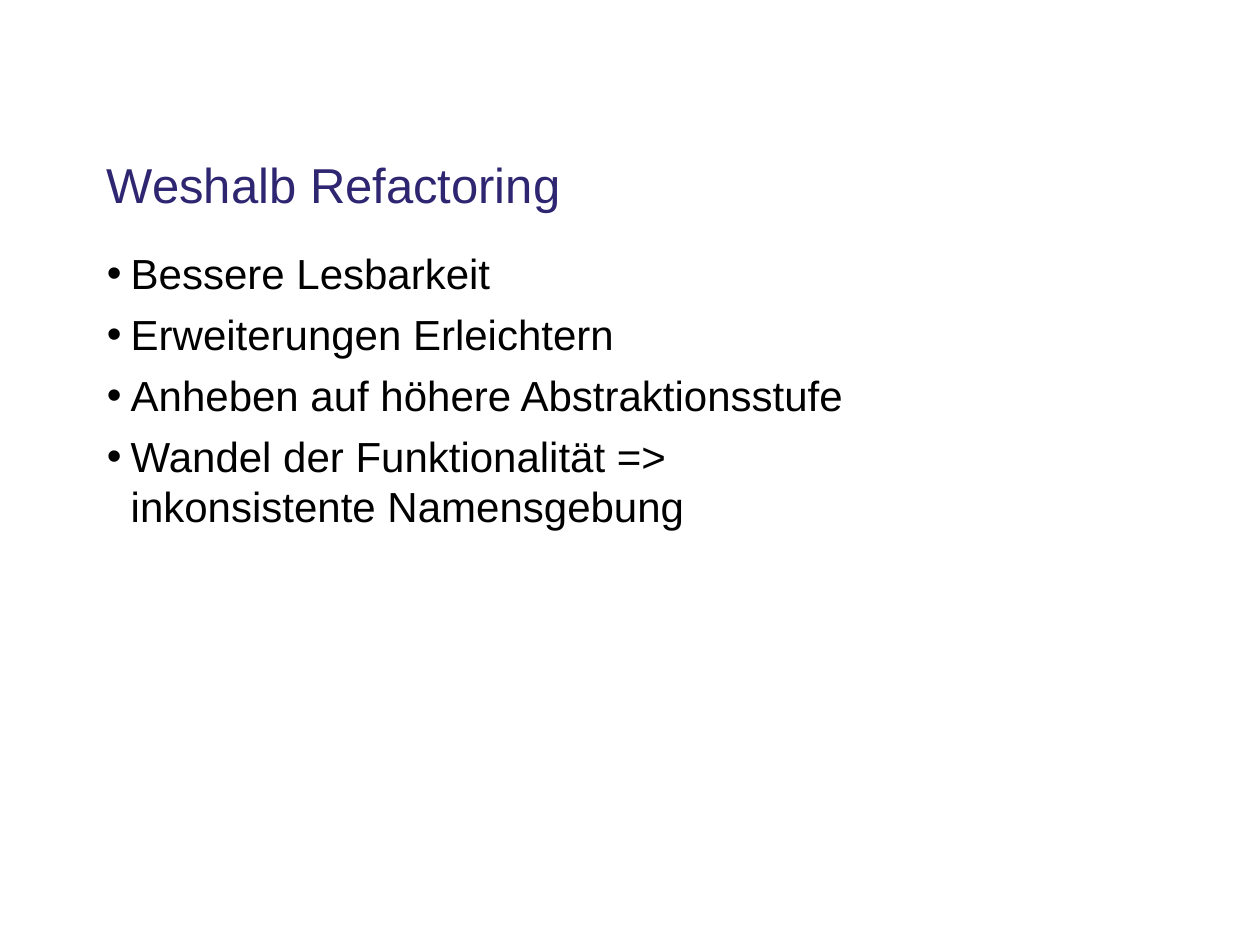
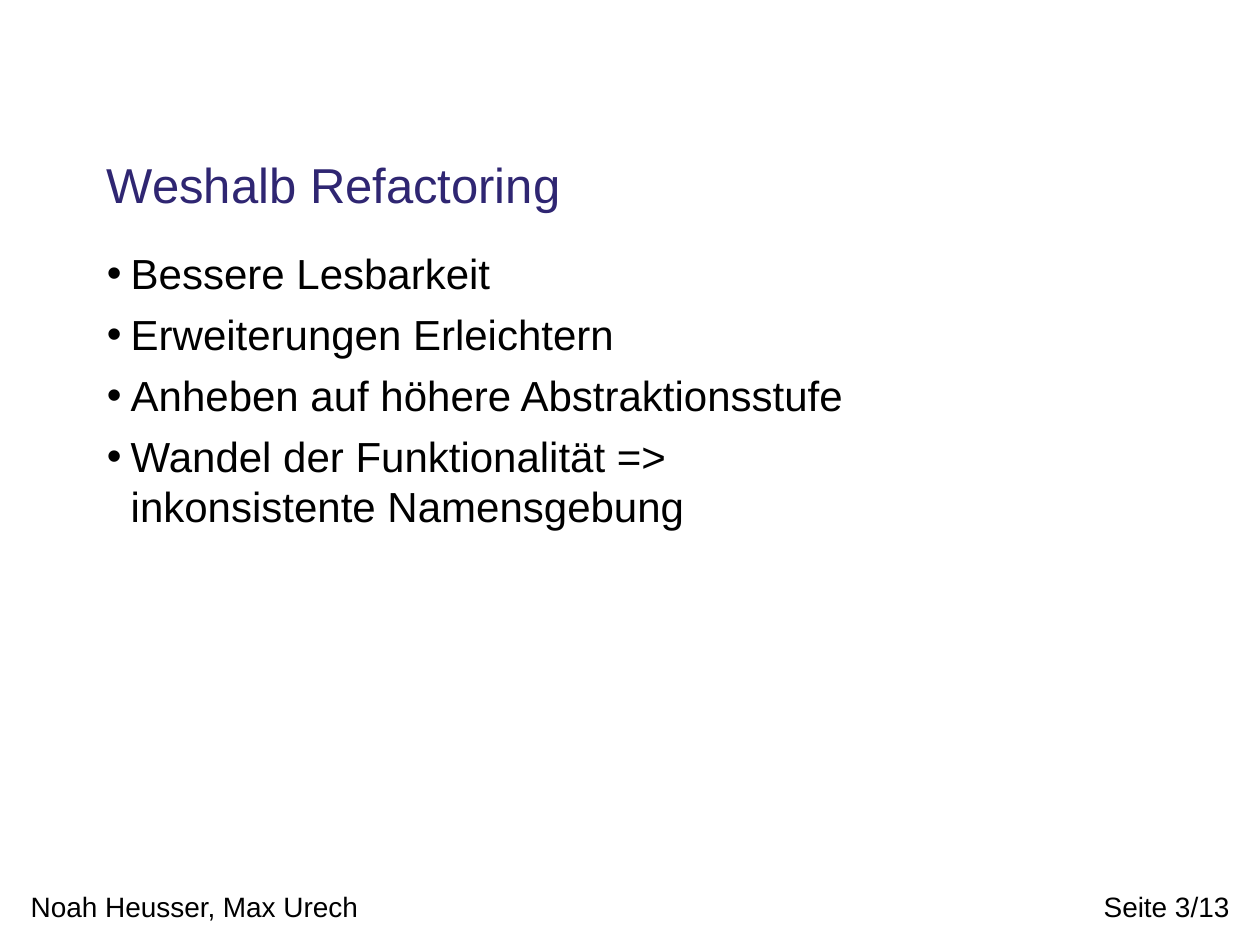
Before and after one commit to phsommer/yeti, a slide deck: slide 3 of TinyOS Refactoring/doc/presentation.odp. Drawn at 1260x945 pixels with LibreOffice and Linux fonts; fonts in the diff are those of the drawing; background and template pictures are left out. Boxes give left, top, right and bottom in pixels: in the first picture for what was removed or moved away, otherwise in the second. Text is boxed around its words. In the diff, an @@ line names an element or a change of style, - is before the commit and + after.

Commit message:
mini Demo & implementierte Refactorings

```diff
--- a/TinyOS Refactoring/doc/presentation.odp
+++ b/TinyOS Refactoring/doc/presentation.odp
@@ text added at (31,896,357,921), 16 pt, text #000000 @@
+Noah Heusser, Max Urech
@@ page number added at (1104,896,1229,918), 16 pt, text #000000 @@
+Seite 3/13
```
Also in this commit, not shown: 8 other slides changed, 4 slides added.
